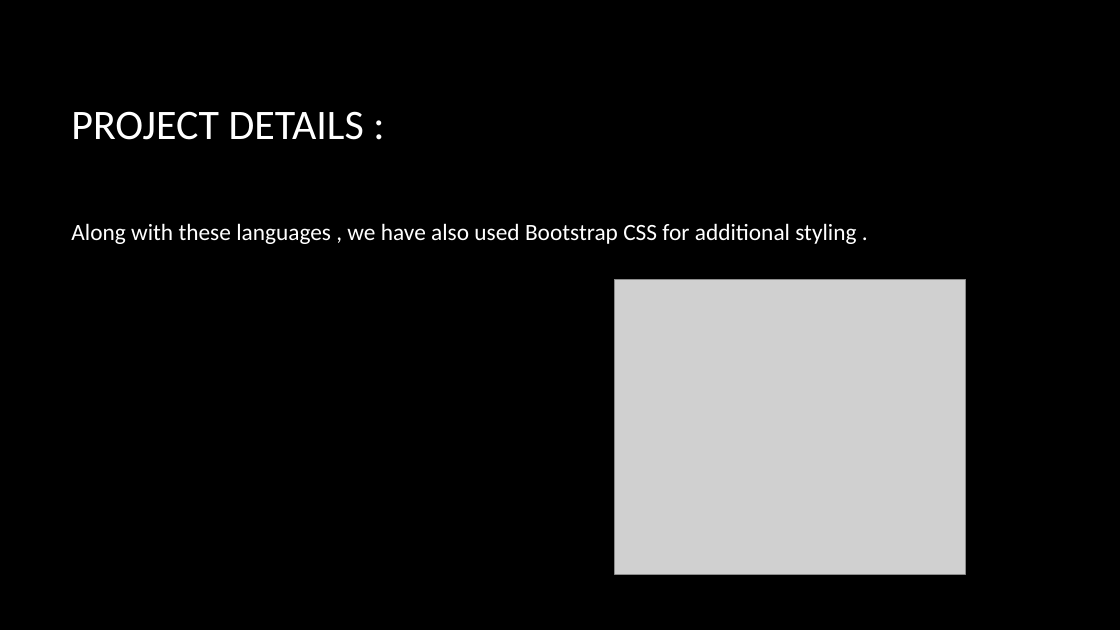
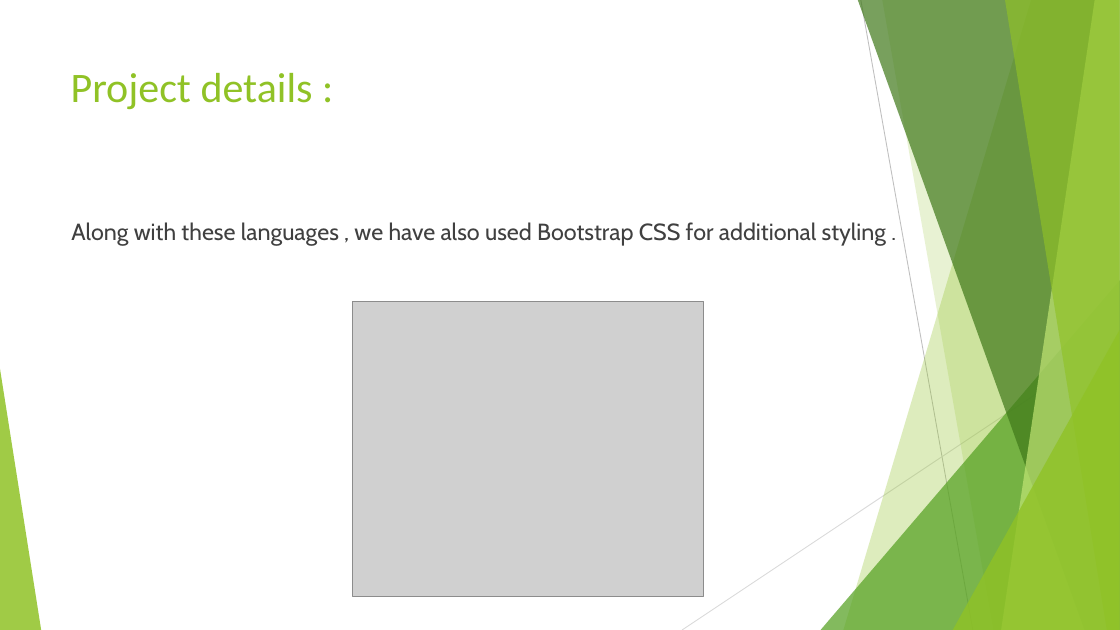
Before and after one commit to niteeshchaudhary/TruPen, a slide deck: slide 9 of Project Presentation.pptx. Drawn at 1120x630 pixels with LibreOffice and Linux fonts; fonts in the diff are those of the drawing; grey boxes stand for pictures; background and template pictures are left out. Boxes give left, top, right and bottom in pixels: in the first picture for what was removed or moved away, otherwise in the second. Text is boxed around its words. In the diff, an @@ line names an element or a change of style, - is before the commit and + after.

```diff
--- a/Project Presentation.pptx
+++ b/Project Presentation.pptx
@@ background picture (left out) to #FFFFFF @@
@@ title "Project details :" at (71,73,313,109): vertical alignment middle to top @@
@@ title at (71,73,313,109): text changed; text colour #FFFFFF to #90C226 @@
-PROJECT DETAILS :
+Project details :
@@ text "Along with these languages , ..." at (71,222,886,246): font Calibri to Cabin, text colour #FFFFFF to #404040 @@
@@ picture: place and size @@
-picture at (615,279,966,574)
+picture at (353,302,704,597)
@@ group added at (0,0,1120,630): 5 freeform shapes, 3 triangles, 2 lines @@
```
Also in this commit, not shown: 11 other slides changed.
